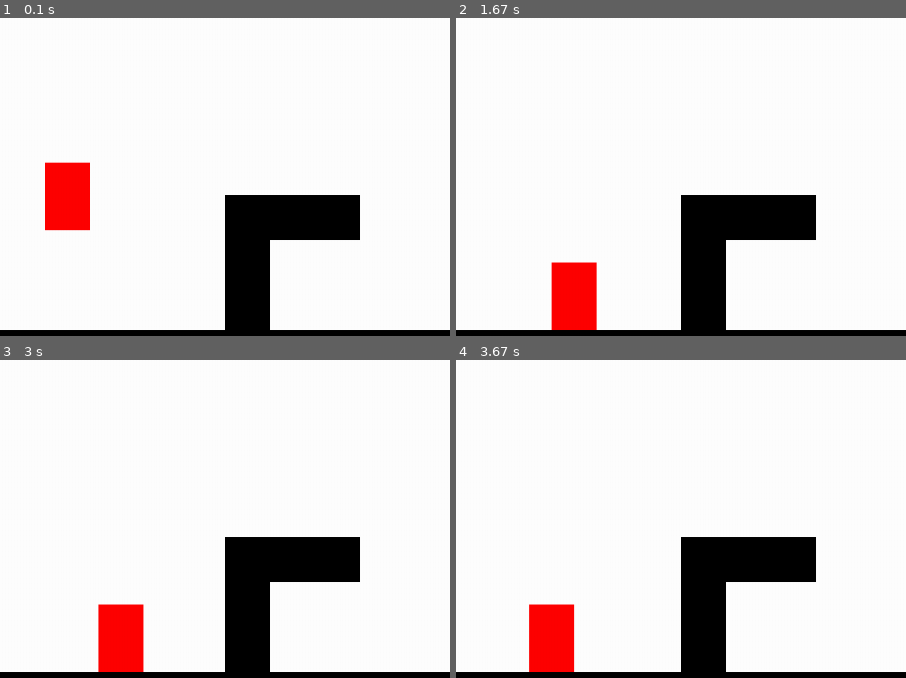
Above: before the commit, frames 1-4 (two rows, left to right).
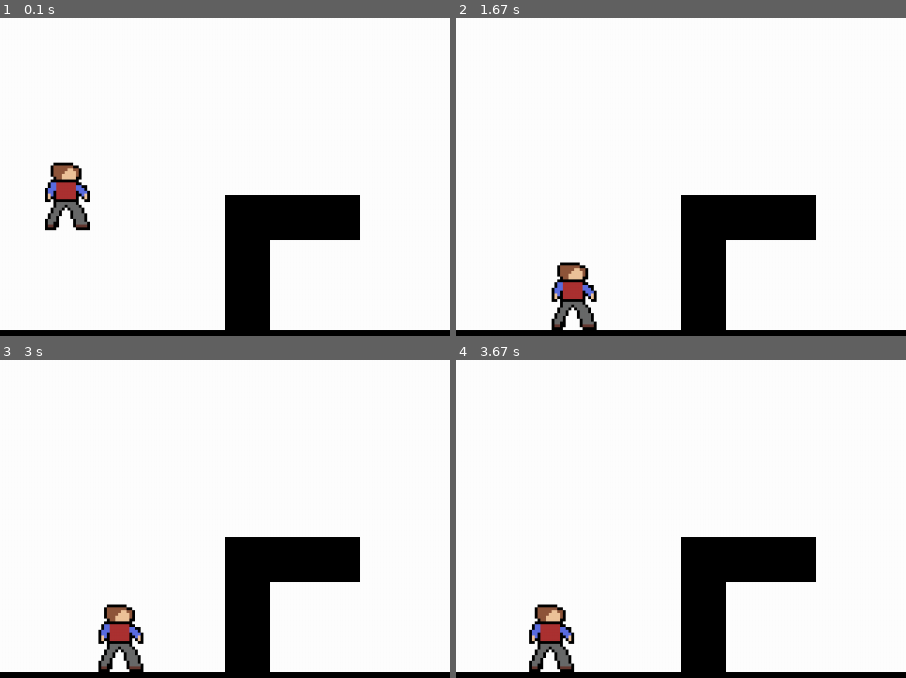
Above: after the commit, the same moments.

Repository: Hbear10/Pygame-Simple-Platformer
Game: pygame game, started from main.py
Two runs of this game, one before a commit and one after it. Both use one fixed random seed, a clock stepped at 60 frames per second and the inputs below.
Inputs:
- Up to frame 1 (0.1 s): no input
- Up to frame 2 (1.67 s): hold Right 0.33-0.8 s; hold Right 0.83-1.3 s; hold Left from 1.33 s (still down)
- Up to frame 3 (3 s): release Left at 1.87 s; hold Left 1.9-2.3 s; hold Right 2.33-2.97 s
- Up to frame 4 (3.67 s): hold Left 3-3.47 s; hold Right from 3.5 s (still down)
The pictures show only the part of the screen within x 0-50%, y 50-100%; the shares and areas given below are measured in that part.

The runs differ from the first frame. In frame 1, 2.2% of the frame differs, in the area x 10-20%, y 45-67%; in frame 2, 2.2%, in the area x 21-32%, y 76-99%; in frame 3, 2.2%; in frame 4, 2.2%.

Commit message:
Add first sprite
ART! yay :D

Diff:
--- a/main.py
+++ b/main.py
@@ -33,14 +33,15 @@
 
 start_jump = 0
 
-
+img = pygame.image.load("assets\idle_test.png")
 
 def draw_screen():
     global player
 
     screen.fill(BGC)
     screen.blit(screen, player)
-    player = pygame.draw.rect(screen, (255, 0, 0), (player_x, player_y, 64, 96))
+    #player = pygame.draw.rect(screen, (255, 0, 0), (player_x, player_y, 64, 96))
+    screen.blit(img, (player_x,player_y))
 
     y_count = 0
     for y in map:
Binary file added: assets/idle_test.png
